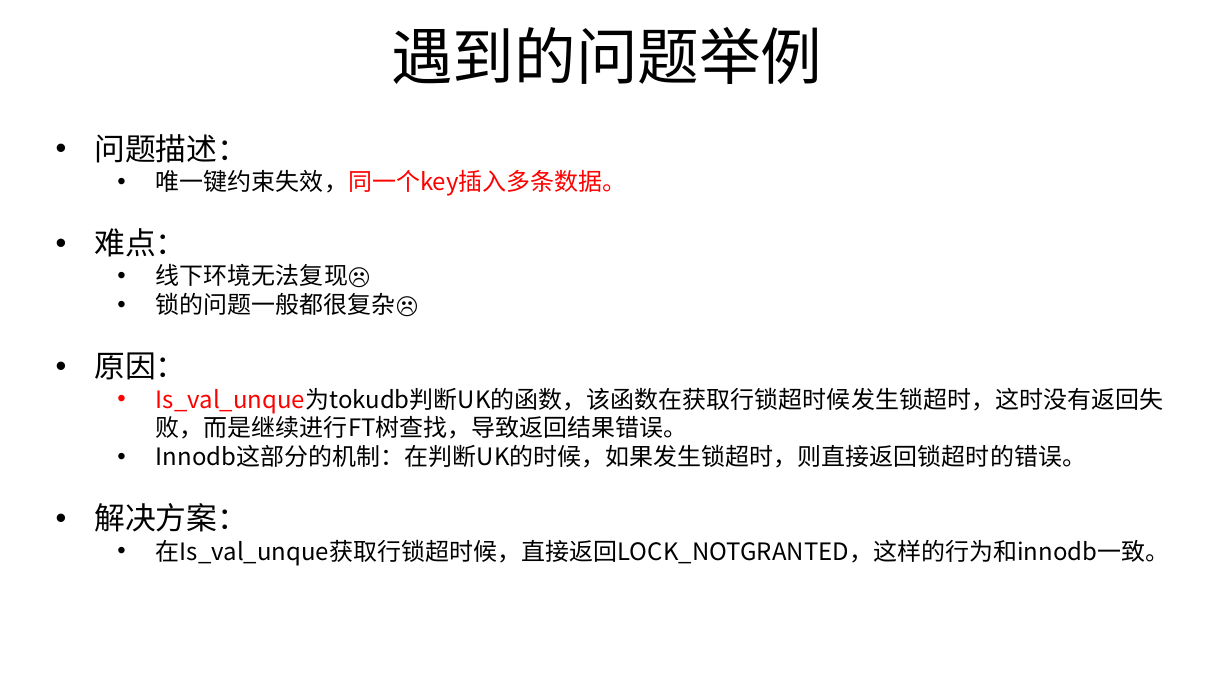
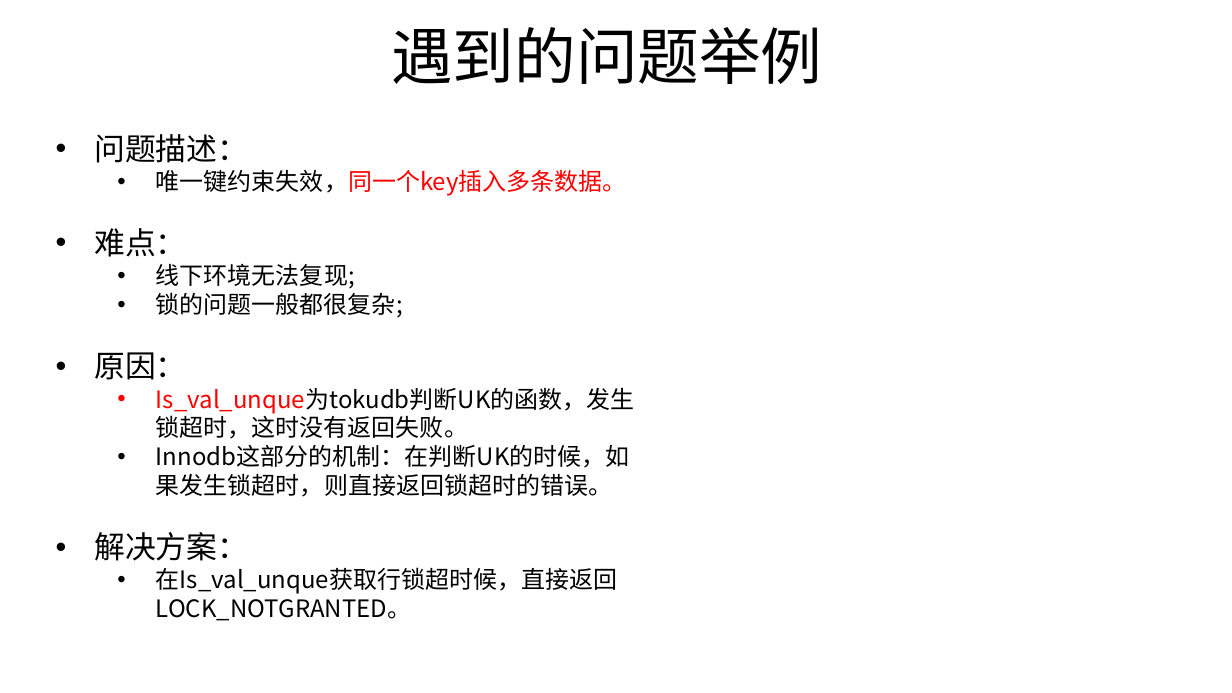
Before and after one commit to wisehead/techblog, a slide deck: slide 17 of database/MySQL/DTCC2019/DTCC2019_Database_Compress_for_BaiduNetDisk_V0.11.pptx. Drawn at 1232x693 pixels with LibreOffice and Linux fonts; fonts in the diff are those of the drawing; background and template pictures are left out. Boxes give left, top, right and bottom in pixels: in the first picture for what was removed or moved away, otherwise in the second. Text is boxed around its words. In the diff, an @@ line names an element or a change of style, - is before the commit and + after.

```diff
--- a/database/MySQL/DTCC2019/DTCC2019_Database_Compress_for_BaiduNetDisk_V0.11.pptx
+++ b/database/MySQL/DTCC2019/DTCC2019_Database_Compress_for_BaiduNetDisk_V0.11.pptx
@@ text at [156,263,403,318]: text changed @@
-  • 线下环境无法复现☹
-  • 锁的问题一般都很复杂☹
+  • 线下环境无法复现;
+  • 锁的问题一般都很复杂;
@@ text at [156,388,635,439]: text changed @@
-  • Is_val_unque为tokudb判断UK的函数，该函数在获取行锁超时候发生锁超时，这时没有返回失败，而是继续进行FT树查找，导致返回结果错误。
+  • Is_val_unque为tokudb判断UK的函数，发生锁超时，这时没有返回失败。
@@ text at [156,567,618,621]: text changed @@
-  • 在Is_val_unque获取行锁超时候，直接返回LOCK_NOTGRANTED，这样的行为和innodb一致。
+  • 在Is_val_unque获取行锁超时候，直接返回LOCK_NOTGRANTED。
```
Also in this commit, not shown: 7 other slides changed, 1 slide removed, 1 other file.
